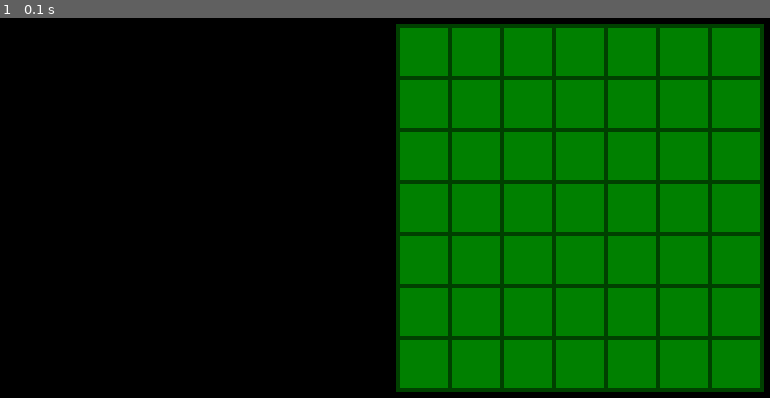
Above: before the commit, frame 1.
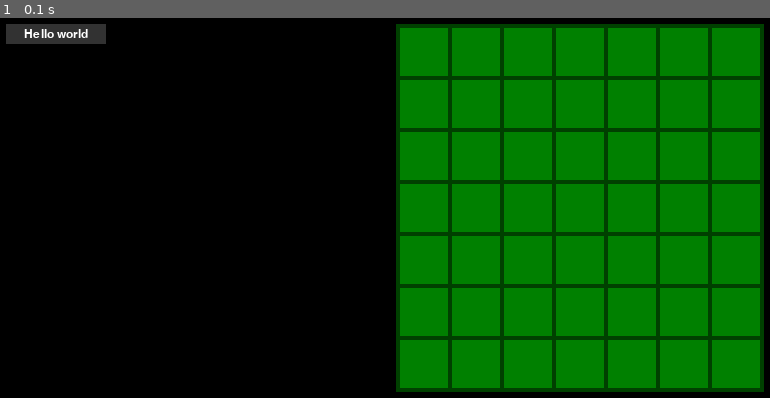
Above: after the commit, the same moment.

Repository: Meghan13/SENG-310-Project
Game: pygame game, started from main.py
Two runs of this game, one before a commit and one after it. Both use one fixed random seed, a clock stepped at 60 frames per second and the inputs below.
Inputs:
- Up to frame 1 (0.1 s): no input

The runs differ from the first frame. In frame 1, 0.7% of the frame differs, in the area x 0-14%, y 1-7%.

Commit message:
Added a button class and example code for a button in main

Diff:
--- /dev/null
+++ b/Code/button.py
@@ -0,0 +1,81 @@
+import pygame
+
+pygame.init()
+
+
+class Button:
+    def __init__(self, new_height: int, new_width: int, new_pos: tuple, new_text: str):
+        self.height = new_height
+        self.width = new_width
+        self.pos = new_pos
+        self.rect = pygame.rect.Rect(self.pos, (self.width, self.height))
+        self.text = self.font.render(new_text, True, pygame.Color(255, 255, 255))
+
+    def get_rect(self):
+        return self.rect
+
+    def get_height(self):
+        return self.height
+
+    def get_width(self):
+        return self.width
+
+    def get_pos(self):
+        return self.pos
+
+    def get_text(self):
+        return self.text
+
+    def set_height(self, new_height):
+        self.height = new_height
+
+    def set_width(self, new_width):
+        self.width = new_width
+
+    def set_pos(self, new_pos):
+        self.pos = new_pos
+
+    def set_text(self, new_text):
+        self.text = new_text
+
+    def set_color(self, new_color):
+        self.color = new_color
+
+    # This function checks to see whether or not the mouse is hovering
+    # if it is, change the colour slightly and return True if click = True
+    def hover(self, m_pos: tuple, click: bool):
+        # compare the coordinates of the mouse and the items rect
+        is_hover = self.rect.left < m_pos[0] < self.rect.right and self.rect.top < m_pos[1] < self.rect.bottom
+        # if hovering over
+        if is_hover:
+            # change the colour to the highlight colour
+            self.color = self.new_color
+            # if player clicks while hovering return true
+            if click:
+                return True
+        # when not hovering reset colour
+        else:
+            self.color = self.old_color
+        return False
+
+    # This displays the button with the text centered on it
+    def display(self, screen: pygame.display):
+        # Set the rect for the text to the center of the button
+        text_rect = self.text.get_rect(center=self.rect.center)
+        # Draw the button
+        pygame.draw.rect(screen, self.color, self.rect)
+        # Draw the text
+        screen.blit(self.text, text_rect)
+
+    rect = None         # button rect
+    height = None       # height of the button
+    width = None        # width of the button
+    pos = None          # position of the button
+    text = None         # text on the button
+    color = pygame.Color(50, 50, 50)
+    old_color = color
+    if color.r + 20 < 255 and color.g + 20 < 255 and color.b + 20 < 255:
+        new_color = pygame.Color(color.r + 20, color.g + 20, color.b + 20)
+    else:
+        new_color = pygame.Color(255, 255, 255)
+    font = pygame.font.Font("freesansbold.ttf", 12)  # change this to change font and font size
--- a/Code/item.py
+++ b/Code/item.py
@@ -11,7 +11,7 @@
 # item_pos  :    position of the top left corner of the item
 
 
-class Item :
+class Item:
     def __init__(self, item_id: int, item_name: str, item_info: str, item_num: int, item_pos: tuple, image_dir: str):
         self.i_id = item_id
         self.name = item_name
@@ -81,7 +81,7 @@
         # Check to see if mouse is over (second variable not used yet)
         if self.hover(m_pos, False):
             # create a text object based on our global item font
-            text = self.font.render(self.info, True, pygame.Color(255, 255, 255))
+            text = self.font.render("id:"+str(self.i_id)+"   "+self.info, True, pygame.Color(255, 255, 255))
             # display text
             screen.blit(text, (m_pos[0], m_pos[1] - 10))
         # reset the text to be the number of items
--- a/main.py
+++ b/main.py
@@ -3,7 +3,7 @@
 #Create the screen
 from Code import item
 from Code import inventory as inv
-
+from Code import button
 screen = pygame.display.set_mode((800,600))
 clock = pygame.time.Clock()
 clock.tick(15)
@@ -11,6 +11,7 @@
 running = True
 player = pygame.Rect((100, 100), (100, 100))
 player_inventory = inv.Inventory(49, (400, 10), 7, pygame.Color(0, 64, 0), pygame.Color(0, 128, 0))
+but = button.Button(20, 100, (10, 10), "Hello world")
 # rect2 = pygame.Rect((150, 150), (100, 100))
 
 right = False
@@ -24,6 +25,10 @@
 while running:
     # rect2 = item1.get_rect()d
     for event in pygame.event.get():
+        if event.type == pygame.MOUSEBUTTONDOWN:
+            # since the button was click, check if hovering
+            if but.hover(pygame.mouse.get_pos(), True):
+                print("Hello")
         # Check if key was pressed
         if event.type == pygame.KEYDOWN:
             # Check direction
@@ -57,6 +62,8 @@
         rect1.y = rect1.y - 1
 
     screen.fill(pygame.Color(0, 0, 0))
-    player_inventory.draw(screen);
+    player_inventory.draw(screen)
+    but.hover(pygame.mouse.get_pos(), False)
+    but.display(screen)
     # pygame.draw.rect(screen, pygame.Color(100, 0, 0), rect2)
     pygame.display.update()
